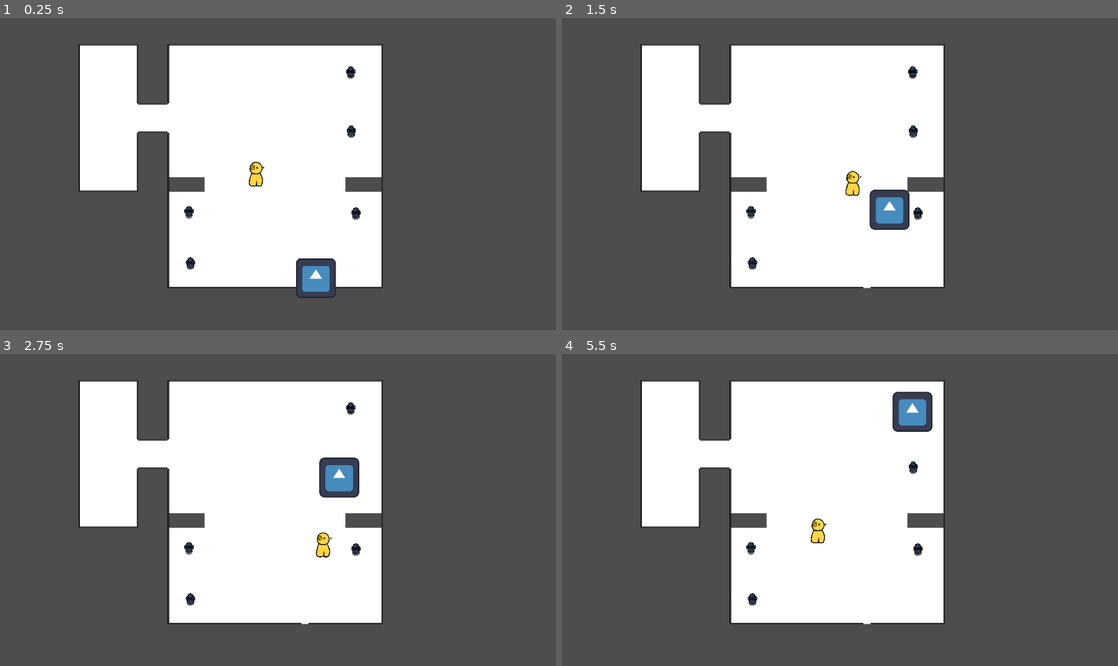
Above: before the commit, frames 1-4 (two rows, left to right).
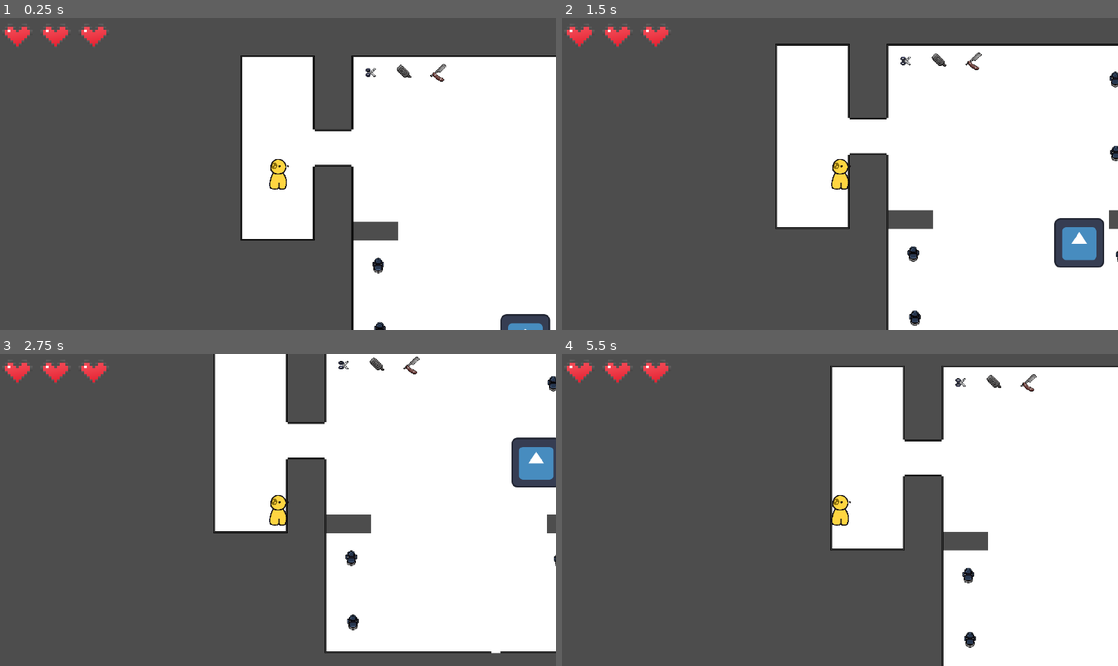
Above: after the commit, the same moments.

Repository: b0nnyy/BarberGame2D
Game: Godot game, scene res://Levels/d_level_salon_01.tscn
Two runs of this game, one before a commit and one after it. Both use one fixed random seed, a clock stepped at 60 frames per second and the inputs below. This scene is started directly instead of the project's main scene. The engine's default icon, where the game draws it, is replaced by a stand-in: a white triangle on a blue panel in a dark square.
Inputs:
- Up to frame 1 (0.25 s): no input
- Up to frame 2 (1.5 s): hold D (right) 0.53-1.28 s; hold E (Interact, bound only after the commit) 0.53-1.28 s; hold S (down) from 1.28 s (still down); tap E (Interact, bound only after the commit) at 1.35 s
- Up to frame 3 (2.75 s): release S (down) at 2.03 s; hold D (right) from 2.03 s (still down); hold E (Interact, bound only after the commit) from 2.03 s (still down)
- Up to frame 4 (5.5 s): release D (right) at 2.78 s; release E (Interact, bound only after the commit) at 2.78 s; hold W (up) 2.78-3.53 s; tap E (Interact, bound only after the commit) at 2.85, 4.35 s; hold E (Interact, bound only after the commit) 3.53-4.28 s; hold A (left) 3.53-5.03 s; hold S (down) from 5.03 s (still down); hold E (Interact, bound only after the commit) from 5.03 s (still down)

The runs differ from the first frame. In frame 1, 53% of the frame differs, in the area x 0-100%, y 2-100%; in frame 2, 51%; in frame 3, 55%; in frame 4, 59%.

Commit message:
Interaction System and Interactable items + heart hud

Diff:
--- a/Characters/player.gd
+++ b/Characters/player.gd
@@ -18,3 +18,65 @@
 	velocity = input_direction * move_speed
 
 	move_and_slide()
+
+
+@onready var hand = $Hand
+@onready var interaction_zone = $InteractionZone
+
+var held_item = null # Tu będziemy przechowywać referencję do przedmiotu
+
+func _input(event):
+	if event.is_action_pressed("Interact"): # Zmień na swoją nazwę akcji
+		if held_item:
+			drop_item()
+		else:
+			attempt_pick_up()
+
+func attempt_pick_up():
+	# Pobieramy wszystkie Area2D w zasięgu gracza
+	var areas = interaction_zone.get_overlapping_areas()
+
+	for area in areas:
+		if area.is_in_group("Interactable"):
+			pick_up_item(area)
+			break # Podnosimy tylko pierwszy znaleziony przedmiot
+
+func pick_up_item(item):
+	held_item = item
+
+	# "Odnapinamy" przedmiot od mapy i przypinamy do dłoni
+	if held_item.get_parent():
+		held_item.get_parent().remove_child(held_item)
+
+	hand.add_child(held_item)
+
+	# Resetujemy pozycję lokalną przedmiotu do (0,0) markera Hand
+	held_item.position = Vector2.ZERO
+
+	# Wyłączamy kolizję przedmiotu, żeby nie przeszkadzał graczowi podczas chodzenia
+	var shape = held_item.get_node_or_null("CollisionShape2D")
+	if shape:
+		shape.disabled = true
+
+	print("Podniesiono: ", held_item.name)
+
+func drop_item():
+	if not held_item:
+		return
+
+	# Pobieramy aktualną scenę (mapę), żeby tam odłożyć przedmiot
+	var level = get_tree().current_scene
+	var drop_pos = global_position # Miejsce pod stopami gracza
+
+	# Odpinamy z dłoni i przypinamy do poziomu
+	hand.remove_child(held_item)
+	level.add_child(held_item)
+
+	# Ustawiamy pozycję na mapie i włączamy kolizję
+	held_item.global_position = drop_pos
+	var shape = held_item.get_node_or_null("CollisionShape2D")
+	if shape:
+		shape.disabled = false
+
+	print("Upuszczono: ", held_item.name)
+	held_item = null
--- a/Characters/player.tscn
+++ b/Characters/player.tscn
@@ -2,6 +2,7 @@
 
 [ext_resource type="Texture2D" uid="uid://ccwwktg4rty7f" path="res://Art/Test Character/player-sprite-sheet.png" id="1_5mj4t"]
 [ext_resource type="Script" uid="uid://bsqgip6csl1hp" path="res://Characters/player.gd" id="1_eovys"]
+[ext_resource type="Texture2D" uid="uid://dy713xarn3efq" path="res://Art/icons/PixelHeart.png" id="3_vb825"]
 
 [sub_resource type="CapsuleShape2D" id="CapsuleShape2D_5mj4t"]
 radius = 14.0
@@ -131,6 +132,9 @@
 states/Walk/position = Vector2(558, 59)
 transitions = ["Idle", "Walk", SubResource("AnimationNodeStateMachineTransition_iga2k"), "Walk", "Idle", SubResource("AnimationNodeStateMachineTransition_y0e2x"), "Start", "Idle", SubResource("AnimationNodeStateMachineTransition_8an5f")]
 
+[sub_resource type="RectangleShape2D" id="RectangleShape2D_vb825"]
+size = Vector2(32, 59)
+
 [node name="Player" type="CharacterBody2D" unique_id=1059542811]
 script = ExtResource("1_eovys")
 
@@ -153,3 +157,45 @@
 anim_player = NodePath("../AnimationPlayer")
 parameters/Idle/blend_position = Vector2(0.0029256344, -0.0052132607)
 parameters/Walk/blend_position = Vector2(-0.0005851388, -0.015639782)
+
+[node name="HeartBar" type="CanvasLayer" parent="." unique_id=675894840]
+
+[node name="HBoxContainer" type="HBoxContainer" parent="HeartBar" unique_id=1052362281]
+offset_right = 40.0
+offset_bottom = 40.0
+
+[node name="Heart" type="TextureRect" parent="HeartBar/HBoxContainer" unique_id=1488892172]
+custom_minimum_size = Vector2(29.855, 0)
+layout_mode = 2
+
+[node name="Sprite2D" type="Sprite2D" parent="HeartBar/HBoxContainer/Heart" unique_id=110182189]
+position = Vector2(15, 16)
+scale = Vector2(0.6, 0.6)
+texture = ExtResource("3_vb825")
+
+[node name="Heart3" type="TextureRect" parent="HeartBar/HBoxContainer" unique_id=2014233498]
+custom_minimum_size = Vector2(29.855, 0)
+layout_mode = 2
+
+[node name="Sprite2D" type="Sprite2D" parent="HeartBar/HBoxContainer/Heart3" unique_id=816772137]
+position = Vector2(15, 16)
+scale = Vector2(0.6, 0.6)
+texture = ExtResource("3_vb825")
+
+[node name="Heart2" type="TextureRect" parent="HeartBar/HBoxContainer" unique_id=1673574052]
+custom_minimum_size = Vector2(47.21, 0)
+layout_mode = 2
+
+[node name="Sprite2D" type="Sprite2D" parent="HeartBar/HBoxContainer/Heart2" unique_id=418927845]
+position = Vector2(15, 16)
+scale = Vector2(0.6, 0.6)
+texture = ExtResource("3_vb825")
+
+[node name="Hand" type="Marker2D" parent="." unique_id=574260583]
+position = Vector2(0, -50)
+
+[node name="InteractionZone" type="Area2D" parent="." unique_id=1716929620]
+
+[node name="CollisionShape2D" type="CollisionShape2D" parent="InteractionZone" unique_id=1631153468]
+position = Vector2(0, -0.5)
+shape = SubResource("RectangleShape2D_vb825")
--- a/Levels/d_level_salon_01.tscn
+++ b/Levels/d_level_salon_01.tscn
@@ -5,6 +5,9 @@
 [ext_resource type="PackedScene" uid="uid://dtvddgm3h4gnm" path="res://Levels/d_seat_station.tscn" id="2_glbnf"]
 [ext_resource type="PackedScene" uid="uid://lxtn7pg42wsy" path="res://Levels/d_customer.tscn" id="3_gqllm"]
 [ext_resource type="PackedScene" uid="uid://b1yca82k2guaq" path="res://Characters/player.tscn" id="5_ucvr3"]
+[ext_resource type="PackedScene" uid="uid://css7jmvro1tuj" path="res://scenes/nozyczki.tscn" id="6_fms76"]
+[ext_resource type="PackedScene" uid="uid://bdjeqpyp472ig" path="res://scenes/golarka.tscn" id="7_sluam"]
+[ext_resource type="PackedScene" uid="uid://chnqtag5krrx4" path="res://scenes/Brzytwa.tscn" id="8_hisqs"]
 
 [sub_resource type="RectangleShape2D" id="RectangleShape2D_twtlm"]
 size = Vector2(656, 7)
@@ -46,7 +49,6 @@
 size = Vector2(14.90625, 132.79688)
 
 [node name="Level_Salon_01" type="Node2D" unique_id=298878717]
-position = Vector2(21, 16)
 
 [node name="Floor" type="TileMapLayer" parent="." unique_id=263642258]
 tile_map_data = PackedByteArray("AAAgADgAAAAKAAIAAAAgADkAAAAKAAMAAAAhADgAAAALAAIAAAAhADkAAAALAAMAAAAiADgAAAAKAAIAAAAiAD …(17728 unchanged characters)…
@@ -159,9 +161,21 @@
 [node name="SeatStation" parent="Seats" unique_id=1651440859 instance=ExtResource("2_glbnf")]
 position = Vector2(558, 764)
 
-[node name="Camera2D" type="Camera2D" parent="." unique_id=1035017340]
-position = Vector2(750, 681)
-zoom = Vector2(0.4, 0.4)
+[node name="Player" parent="." unique_id=1059542811 instance=ExtResource("5_ucvr3")]
+position = Vector2(385, 605)
 
-[node name="Player" parent="." unique_id=1059542811 instance=ExtResource("5_ucvr3")]
-position = Vector2(702, 681)
+[node name="RemoteTransform2D" type="RemoteTransform2D" parent="Player" unique_id=1294629052]
+remote_path = NodePath("../../Camera2D2")
+
+[node name="Camera2D2" type="Camera2D" parent="." unique_id=999227116]
+position = Vector2(385, 605)
+zoom = Vector2(0.5, 0.5)
+
+[node name="Nozyczki" parent="." unique_id=1586529084 instance=ExtResource("6_fms76")]
+position = Vector2(545, 429)
+
+[node name="Golarka" parent="." unique_id=204851687 instance=ExtResource("7_sluam")]
+position = Vector2(604, 429)
+
+[node name="Brzytwa" parent="." unique_id=1736888344 instance=ExtResource("8_hisqs")]
+position = Vector2(662, 430)
--- a/project.godot
+++ b/project.godot
@@ -48,6 +48,12 @@
 , Object(InputEventJoypadMotion,"resource_local_to_scene":false,"resource_name":"","device":-1,"axis":1,"axis_value":-1.0,"script":null)
 ]
 }
+Interact={
+"deadzone": 0.2,
+"events": [Object(InputEventKey,"resource_local_to_scene":false,"resource_name":"","device":-1,"window_id":0,"alt_pressed":false,"shift_pressed":false,"ctrl_pressed":false,"meta_pressed":false,"pressed":false,"keycode":0,"physical_keycode":69,"key_label":0,"unicode":101,"location":0,"echo":false,"script":null)
+, Object(InputEventJoypadButton,"resource_local_to_scene":false,"resource_name":"","device":-1,"button_index":2,"pressure":0.0,"pressed":true,"script":null)
+]
+}
 
 [physics]
 
--- /dev/null
+++ b/scenes/Brzytwa.tscn
@@ -0,0 +1,14 @@
+[gd_scene format=3 uid="uid://chnqtag5krrx4"]
+
+[ext_resource type="Texture2D" uid="uid://c8sroueh7bxy7" path="res://Art/icons/brzytwa.png" id="1_nfg71"]
+
+[sub_resource type="CircleShape2D" id="CircleShape2D_nfg71"]
+radius = 19.026299
+
+[node name="Brzytwa" type="Area2D" unique_id=1586529084 groups=["Interactable"]]
+
+[node name="Brzytwa" type="Sprite2D" parent="." unique_id=712987387]
+texture = ExtResource("1_nfg71")
+
+[node name="CollisionShape2D" type="CollisionShape2D" parent="." unique_id=1711737721]
+shape = SubResource("CircleShape2D_nfg71")
--- /dev/null
+++ b/scenes/golarka.tscn
@@ -0,0 +1,15 @@
+[gd_scene format=3 uid="uid://bdjeqpyp472ig"]
+
+[ext_resource type="Texture2D" uid="uid://py7jchys7t2m" path="res://Art/icons/golarka.png" id="1_4lpj5"]
+
+[sub_resource type="CircleShape2D" id="CircleShape2D_4lpj5"]
+radius = 16.0
+
+[node name="Golarka" type="Area2D" unique_id=1586529084 groups=["Interactable"]]
+
+[node name="Golarka" type="Sprite2D" parent="." unique_id=1863550462]
+position = Vector2(-2, -1)
+texture = ExtResource("1_4lpj5")
+
+[node name="CollisionShape2D" type="CollisionShape2D" parent="." unique_id=591706885]
+shape = SubResource("CircleShape2D_4lpj5")
--- /dev/null
+++ b/scenes/nozyczki.tscn
@@ -0,0 +1,14 @@
+[gd_scene format=3 uid="uid://css7jmvro1tuj"]
+
+[ext_resource type="Texture2D" uid="uid://b8cqr7t2xymwb" path="res://Art/icons/nozyczki.png" id="1_1j2dh"]
+
+[sub_resource type="CircleShape2D" id="CircleShape2D_1j2dh"]
+radius = 11.0
+
+[node name="Nozyczki" type="Area2D" unique_id=1586529084 groups=["Interactable"]]
+
+[node name="Nozyczki" type="Sprite2D" parent="." unique_id=2118391727]
+texture = ExtResource("1_1j2dh")
+
+[node name="CollisionShape2D" type="CollisionShape2D" parent="." unique_id=620289773]
+shape = SubResource("CircleShape2D_1j2dh")
Binary file added: Art/icons/PixelHeart.png
Not shown, changed: Art/icons/PixelHeart.png.import
Renamed: Art/icons/bzrytwa.png -> Art/icons/brzytwa.png
Not shown, added: Art/icons/brzytwa.png.import
